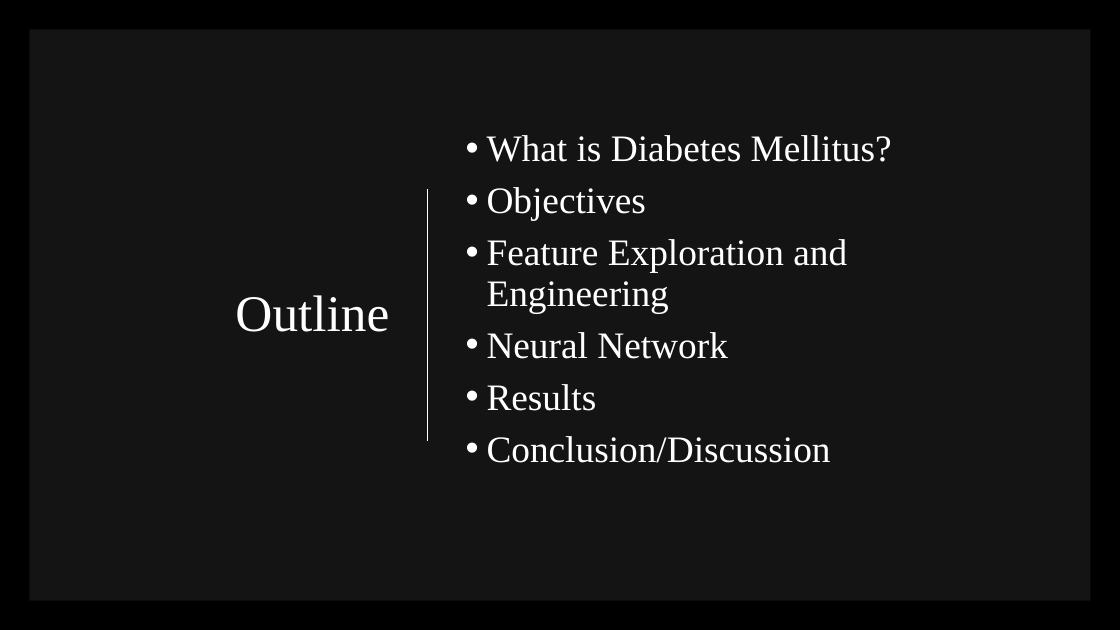
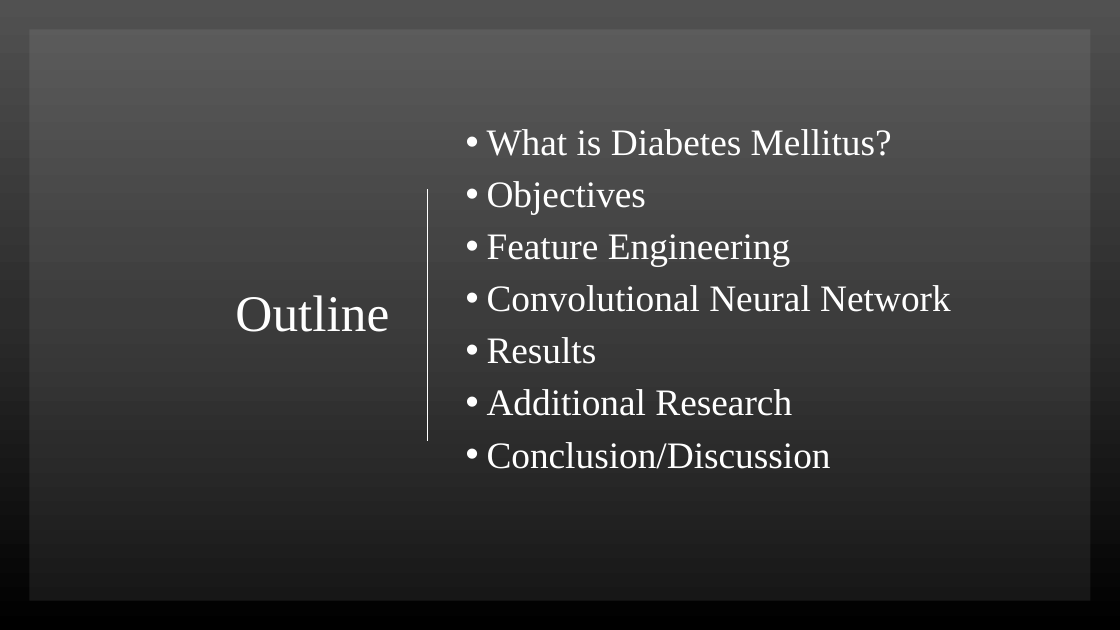
Before and after one commit to imw2/Diabetes-Diagnosis-Prediction, a slide deck: slide 3 of Presentation/FinalPresentationWittler.pptx. Drawn at 1120x630 pixels with LibreOffice and Linux fonts; fonts in the diff are those of the drawing. Boxes give left, top, right and bottom in pixels: in the first picture for what was removed or moved away, otherwise in the second. Text is boxed around its words. In the diff, an @@ line names an element or a change of style, - is before the commit and + after.

```diff
--- a/Presentation/FinalPresentationWittler.pptx
+++ b/Presentation/FinalPresentationWittler.pptx
@@ background #000000 to gradient #515151 to #2E2E2E to #000000 @@
@@ text at box(487, 234, 951, 312): text changed @@
-• Feature Exploration and Engineering
-• Neural Network
+• Feature Engineering
+• Convolutional Neural Network
@@ text at box(487, 389, 792, 416): paragraph added @@
+• Additional Research
```
Also in this commit, not shown: 11 other slides changed, 1 slide added, 1 slide removed.
